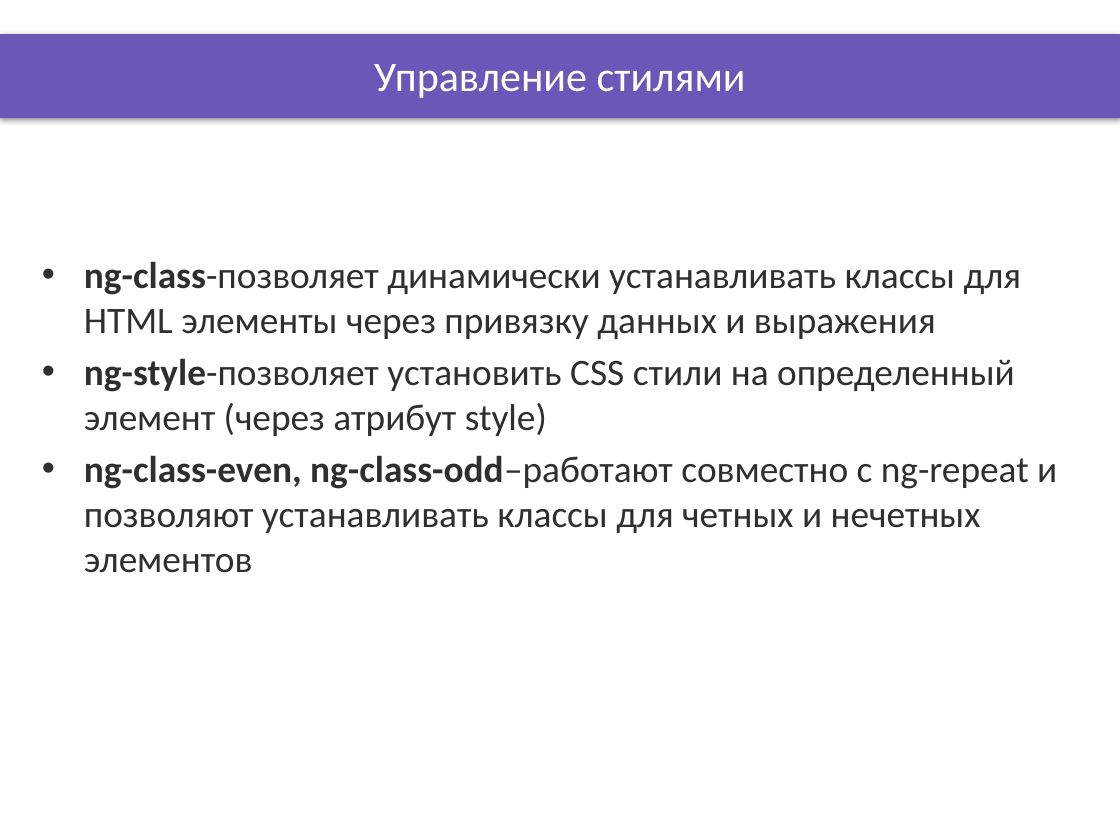
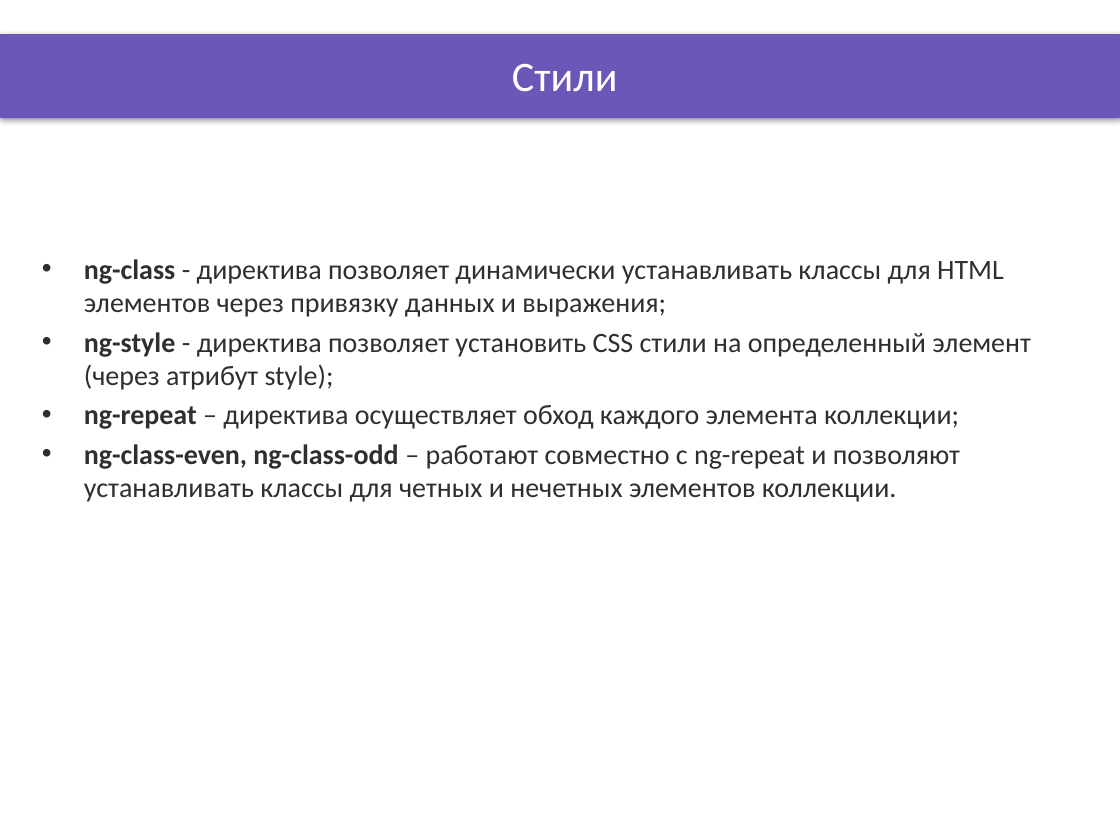
Before and after one commit to DinamickaDevelopment/Ignite-1, a slide deck: slide 3 of 002_Angular/lesson_13/Presentation/Filters_DOM.pptx. Drawn at 1120x840 pixels with LibreOffice and Linux fonts; fonts in the diff are those of the drawing; background and template pictures are left out. Boxes give left, top, right and bottom in pixels: in the first picture for what was removed or moved away, otherwise in the second. Text is boxed around its words. In the diff, an @@ line names an element or a change of style, - is before the commit and + after.

```diff
--- a/002_Angular/lesson_13/Presentation/Filters_DOM.pptx
+++ b/002_Angular/lesson_13/Presentation/Filters_DOM.pptx
@@ title at box(512, 64, 618, 92): text changed @@
-Управление стилями
+Cтили
@@ text at box(84, 259, 1031, 502): text changed; size 24 to 18 pt @@
-• ng-class-позволяет динамически устанавливать классы для HTML элементы через привязку данных и выражения
-• ng-style-позволяет установить CSS стили на определенный элемент (через атрибут style)
-• ng-class-even, ng-class-odd–работают совместно с ng-repeat и позволяют устанавливать классы для четных и нечетных элементов
+• ng-class - директива позволяет динамически устанавливать классы для HTML элементов через привязку данных и выражения;
+• ng-style - директива позволяет установить CSS стили на определенный элемент (через атрибут style);
+• ng-repeat – директива осуществляет обход каждого элемента коллекции;
+• ng-class-even, ng-class-odd – работают совместно с ng-repeat и позволяют устанавливать классы для четных и нечетных элементов коллекции.
```
Also in this commit, not shown: 5 other slides changed, 41 other files.
